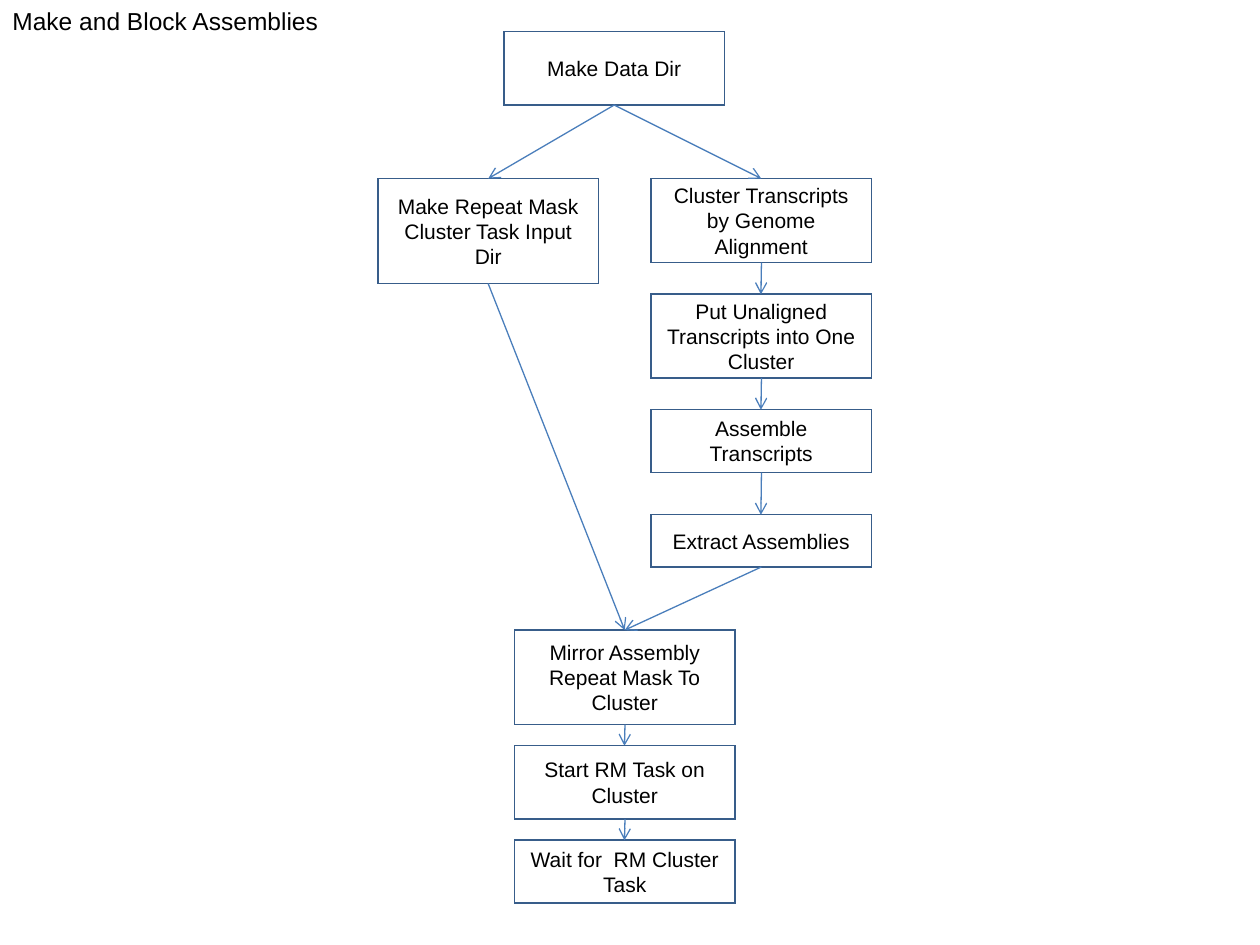
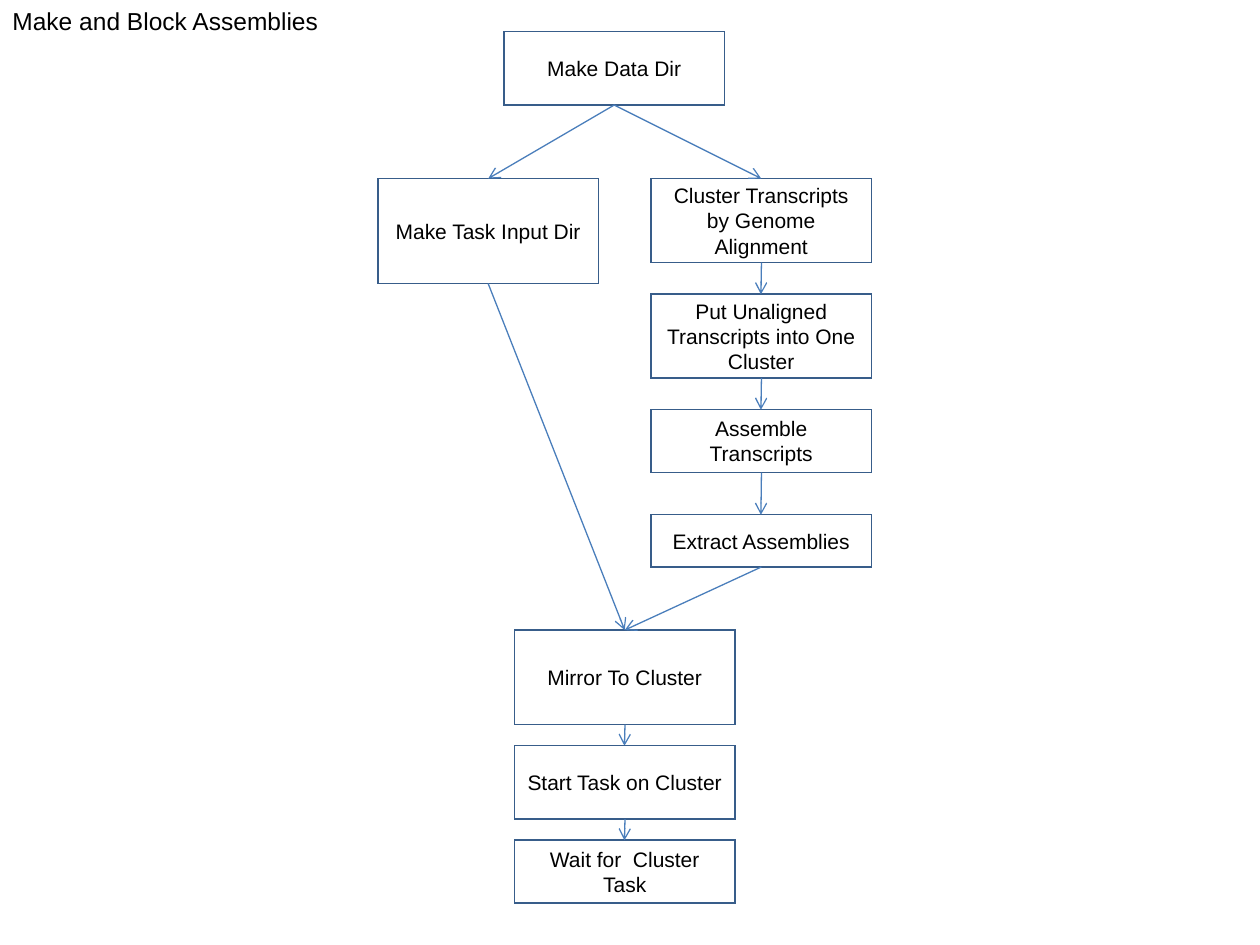
Before and after one commit to VEuPathDB/ApiCommonData, a slide deck: slide 13 of Load/doc/workflow/AnalysisWorkflow.ppt. Drawn at 1260x945 pixels with LibreOffice and Linux fonts; fonts in the diff are those of the drawing. Boxes give left, top, right and bottom in pixels: in the first picture for what was removed or moved away, otherwise in the second. Text is boxed around its words. In the diff, an @@ line names an element or a change of style, - is before the commit and + after.

```diff
--- a/Load/doc/workflow/AnalysisWorkflow.ppt
+++ b/Load/doc/workflow/AnalysisWorkflow.ppt
@@ text in rectangle at [396,223,581,243]: text changed @@
-Make Repeat Mask Cluster Task Input Dir
+Make Task Input Dir
@@ text in rectangle at [547,669,701,686]: text changed @@
-Mirror Assembly Repeat Mask To Cluster
+Mirror To Cluster
@@ text in rectangle at [528,774,721,791]: text changed @@
-Start RM Task on Cluster
+Start Task on Cluster
@@ text in rectangle at [550,851,699,893]: text changed @@
-Wait for RM Cluster Task
+Wait for Cluster Task
```
Also in this commit, not shown: 2 other slides changed, 2 other files.
